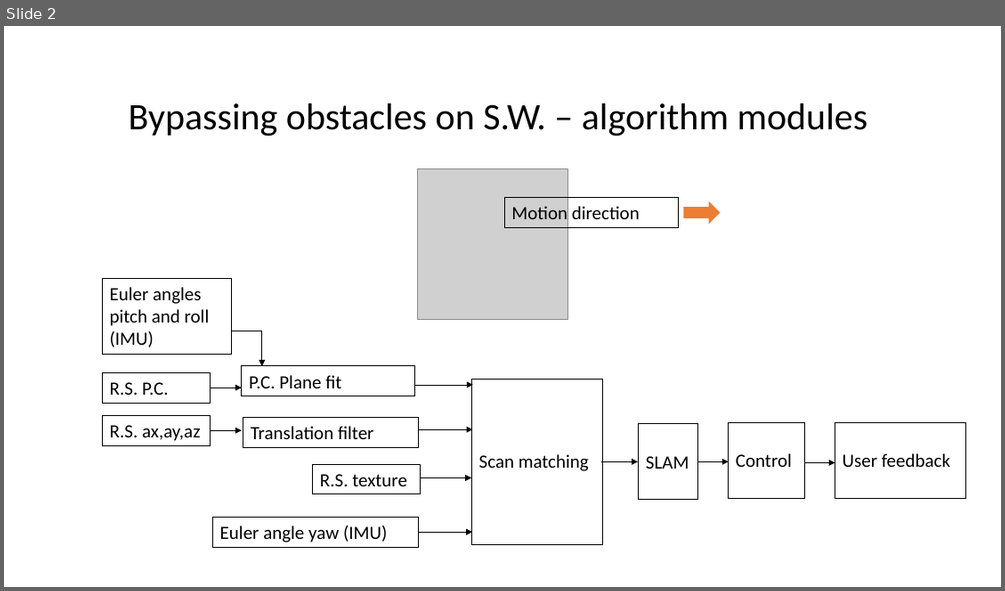
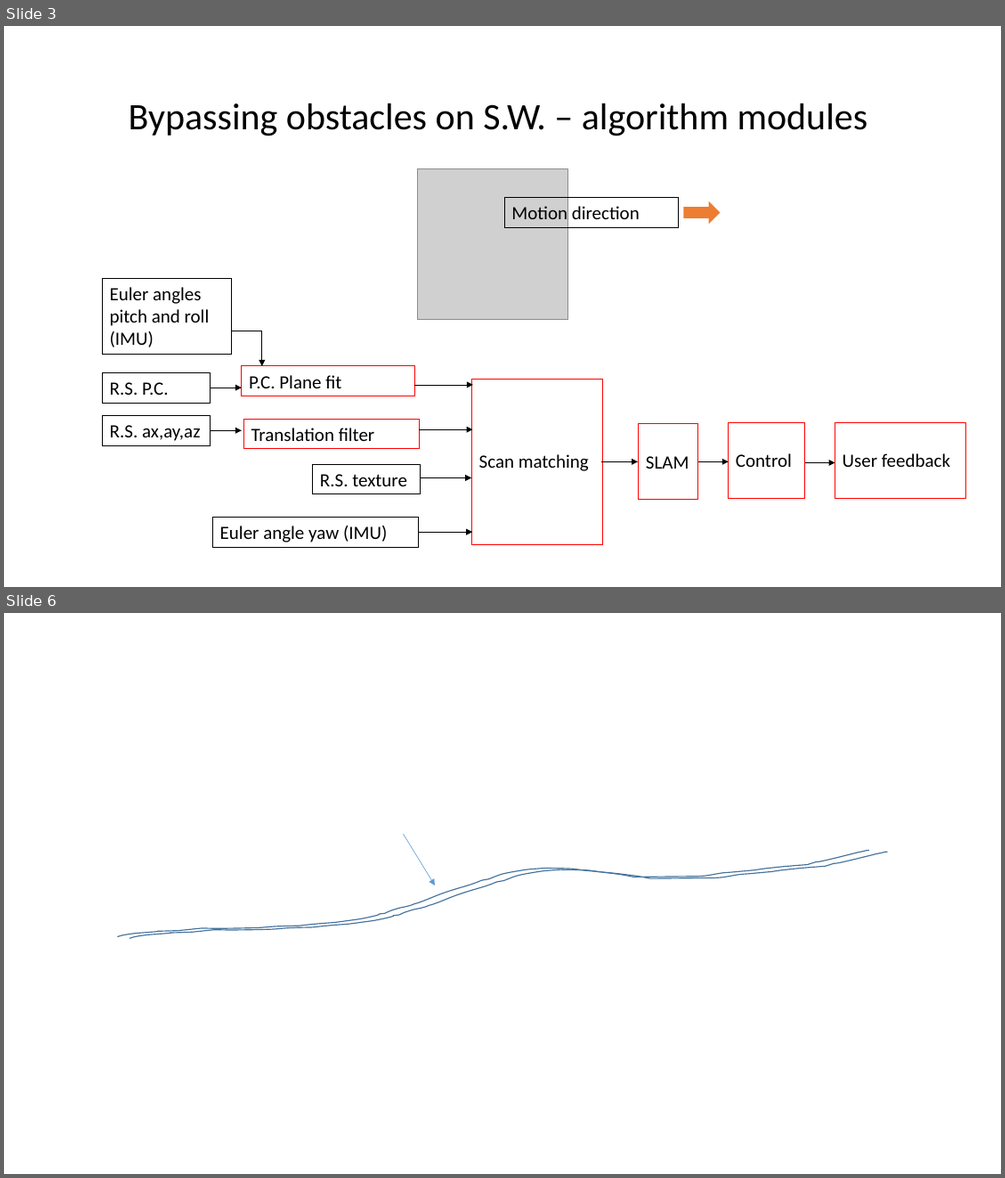
Before and after one commit to GuideMeDev/guide_me_ros, a slide deck: Algo/Documentation/Bypassing obstacles on SW modules flow chart.pptx. Shown one above the other, each under a label of ours: slide 2 before the commit, slides 3 and 6 after it; the slides between them are not shown. The pictures are 1005x591 and 1005x1178 pixels, drawn with LibreOffice and Linux fonts; fonts in the diff are those of the drawing; grey boxes stand for pictures. Boxes give left, top, right and bottom in pixels: in the first picture for what was removed or moved away, otherwise in the second. Text is boxed around its words. In the diff, an @@ line names an element or a change of style, - is before the commit and + after.

```diff
--- a/Algo/Documentation/Bypassing obstacles on SW modules flow chart.pptx
+++ b/Algo/Documentation/Bypassing obstacles on SW modules flow chart.pptx
@@ slide 6 added at (4, 613, 1001, 1174), background #FFFFFF @@
@@ freeform shape added at (118, 850, 869, 937), outline #43739E 1 pt @@
@@ freeform shape added at (129, 852, 888, 938), outline #43739E 1 pt @@
@@ arrow added from (404, 834) to (435, 885), #5B9BD5 0.5 pt @@
@@ what was slide 2 is now slide 3 @@
@@ slide 3 changed as well @@
@@ outline #000000 0.75 pt to #FF0000 0.75 pt in 6 elements at (242, 366, 415, 396), (472, 378, 603, 544), (638, 424, 698, 499), (728, 423, 806, 499), (834, 423, 966, 499), (244, 418, 419, 449) @@
```
Also in this commit, not shown: 1 other slide changed, 3 other slides added, 12 other files.
